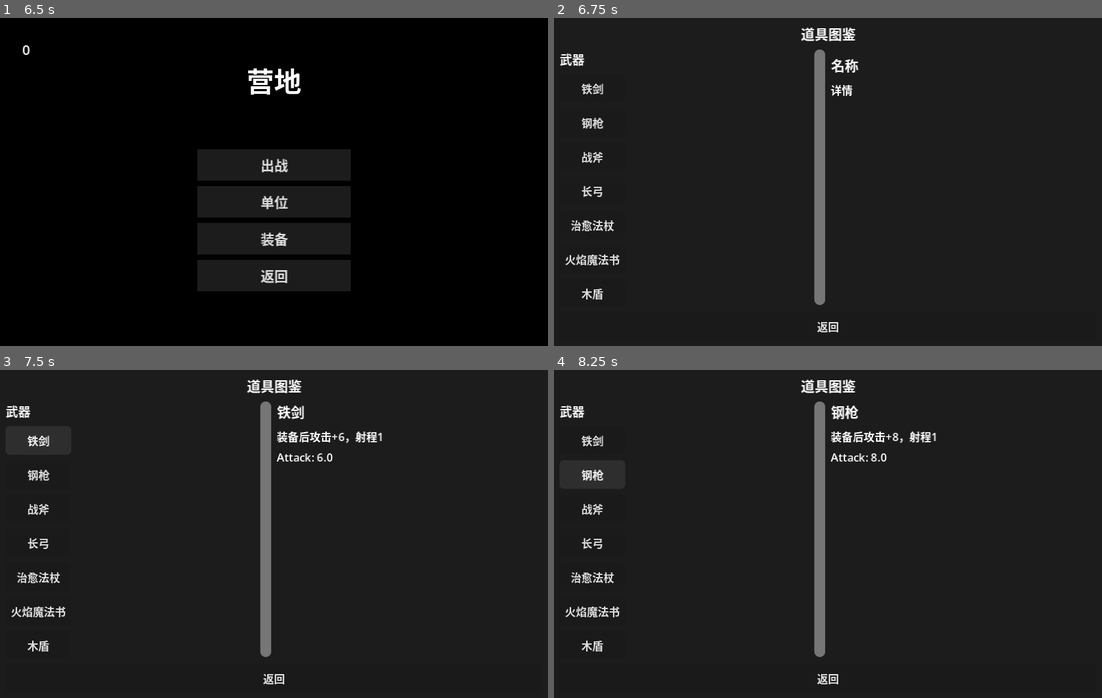
Above: before the commit, frames 1-4 (two rows, left to right).
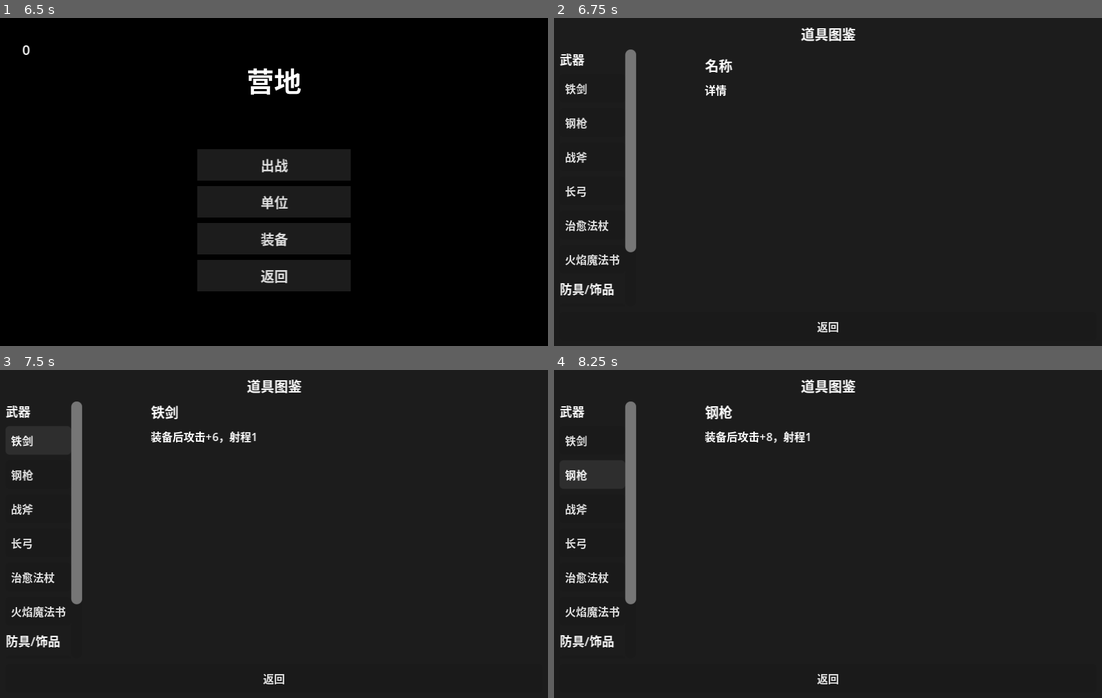
Above: after the commit, the same moments.

Repository: ZhuXilin/Dev_Project_260730
Game: Godot game, scene res://content/scenes/ui/MainMenu.tscn
Same seed, same stepped clock (60 frames per second), same inputs: the game is played once before the commit and once after it. Sound files missing from this copy of the repository are replaced by a short silence.
Inputs (mouse positions are in pixels of both pictures, inside the frame that each line leads up to):
- Up to frame 1 (6.5 s): click "继续游戏" at 0.5 s; click "新建游戏" at 1.25 s; click "返回" at 2 s; tap Enter at 2.75, 4.25, 5.75 s; move the mouse to (394, 165) at 2.77 s; hold Up 2.78-3.5 s; tap 0 at 2.85 s; click (394, 165) at 2.92 s; tap Space at 3.5, 5 s; drag from (164, 198) to (246, 247) at 3.52 s; move the mouse to (328, 109) at 4.27 s; hold Up 4.28-5 s; tap 1 at 4.35 s; drag from (246, 247) to (109, 132) at 5.02 s; move the mouse to (438, 231) at 5.77 s; hold Down from 5.78 s (still down); tap 3 at 5.85 s
- Up to frame 2 (6.75 s): release Down at 6.5 s; click "装备" at 6.5 s
- Up to frame 3 (7.5 s): click "铁剑" at 7.25 s
- Up to frame 4 (8.25 s): click "钢枪" at 8 s

Frame 1 is identical in both runs. In frame 2, 4.3% of the frame differs, in the area x 1-56%, y 9-88%; in frame 3, 5.0%; in frame 4, 5.0%, in the area x 1-70%, y 9-88%.

Commit message:
Edit item info UI

Diff:
--- a/content/data/item_data.json
+++ b/content/data/item_data.json
@@ -136,7 +136,7 @@
   "wooden_shield": {
 	"id": "wooden_shield",
 	"name": "木盾",
-	"type": "weapon",
+	"type": "armor",
 	"use_type": "infinite",
 	"icon": "res://content/images/items/shield.png",
 	"effect": {},
--- a/content/scenes/ui/ItemInfoUI.tscn
+++ b/content/scenes/ui/ItemInfoUI.tscn
@@ -29,7 +29,6 @@
 
 [node name="LeftPanel" type="VBoxContainer" parent="VBoxContainer/HBoxContainer" unique_id=1347318244]
 layout_mode = 2
-size_flags_horizontal = 3
 
 [node name="ScrollContainer" type="ScrollContainer" parent="VBoxContainer/HBoxContainer/LeftPanel" unique_id=1023858505]
 layout_mode = 2
@@ -38,6 +37,10 @@
 
 [node name="CategoryContainer" type="VBoxContainer" parent="VBoxContainer/HBoxContainer/LeftPanel/ScrollContainer" unique_id=86866633]
 layout_mode = 2
+
+[node name="SpaceLabel" type="Label" parent="VBoxContainer/HBoxContainer" unique_id=1712196693]
+layout_mode = 2
+text = "          "
 
 [node name="RightPanel" type="VBoxContainer" parent="VBoxContainer/HBoxContainer" unique_id=1506831668]
 layout_mode = 2
--- a/function/script/ItemInfoUI.gd
+++ b/function/script/ItemInfoUI.gd
@@ -20,47 +20,48 @@
 		if data:
 			all_items.append(data)
 
-	if all_items.is_empty():
-		var label = Label.new()
-		label.text = "暂无已解锁的道具"
-		label.add_theme_font_size_override("font_size", 8)
-		category_container.add_child(label)
-		return
-
-	# 按类型分组
+	# 按类型分组，合并 armor 和 accessory 为 "armor_accessory"
 	var groups = {}
 	for data in all_items:
 		var type_key = data.type
+		if type_key in ["armor", "accessory"]:
+			type_key = "armor_accessory"
 		if not groups.has(type_key):
 			groups[type_key] = []
 		groups[type_key].append(data)
 
-	# 定义分类显示名称
+	# 定义分类显示名称（中文）和顺序
 	var type_names = {
 		"weapon": "武器",
-		"armor": "防具",
-		"accessory": "饰品",
+		"armor_accessory": "防具/饰品",
 		"relic": "遗物",
-		# 可扩展其他类型
 	}
+	var order = ["weapon", "armor_accessory", "relic"]
 
-	# 按固定顺序显示分类
-	var order = ["weapon", "armor", "accessory", "relic"]
+	# 始终显示三个分类
 	for type_key in order:
-		if groups.has(type_key):
-			var group_data = groups[type_key]
-			# 添加分类标题
-			var title_label = Label.new()
-			title_label.text = type_names.get(type_key, type_key)
-			title_label.add_theme_font_size_override("font_size", 9)
-			category_container.add_child(title_label)
+		# 添加分类标题
+		var title_label = Label.new()
+		title_label.text = type_names.get(type_key, type_key)
+		title_label.add_theme_font_size_override("font_size", 9)
+		category_container.add_child(title_label)
 
-			# 添加该分类下的道具按钮
+		# 获取该分类下的道具
+		var group_data = groups.get(type_key, [])
+		if group_data.is_empty():
+			# 没有道具，显示灰色提示
+			var empty_label = Label.new()
+			empty_label.text = "（暂无）"
+			empty_label.add_theme_font_size_override("font_size", 7)
+			empty_label.modulate = Color(0.5, 0.5, 0.5)
+			category_container.add_child(empty_label)
+		else:
 			for data in group_data:
 				var btn = Button.new()
 				btn.text = data.name
 				btn.size_flags_horizontal = Control.SIZE_EXPAND_FILL
 				btn.add_theme_font_size_override("font_size", 8)
+				btn.alignment = HORIZONTAL_ALIGNMENT_LEFT   # 左对齐
 				btn.pressed.connect(_show_item_detail.bind(data))
 				category_container.add_child(btn)
 
@@ -72,13 +73,8 @@
 		item_icon.visible = false
 
 	item_name.text = data.name
-	var detail = ""
-	if data.description:
-		detail += data.description + "\n"
-	if data.stats:
-		for key in data.stats:
-			detail += "%s: %s\n" % [key.capitalize(), str(data.stats[key])]
-	item_detail.text = detail
+	# 只显示 description，不再重复显示英文 stats
+	item_detail.text = data.description if data.description else "无描述"
 
 func _on_back_button_pressed():
 	queue_free()
